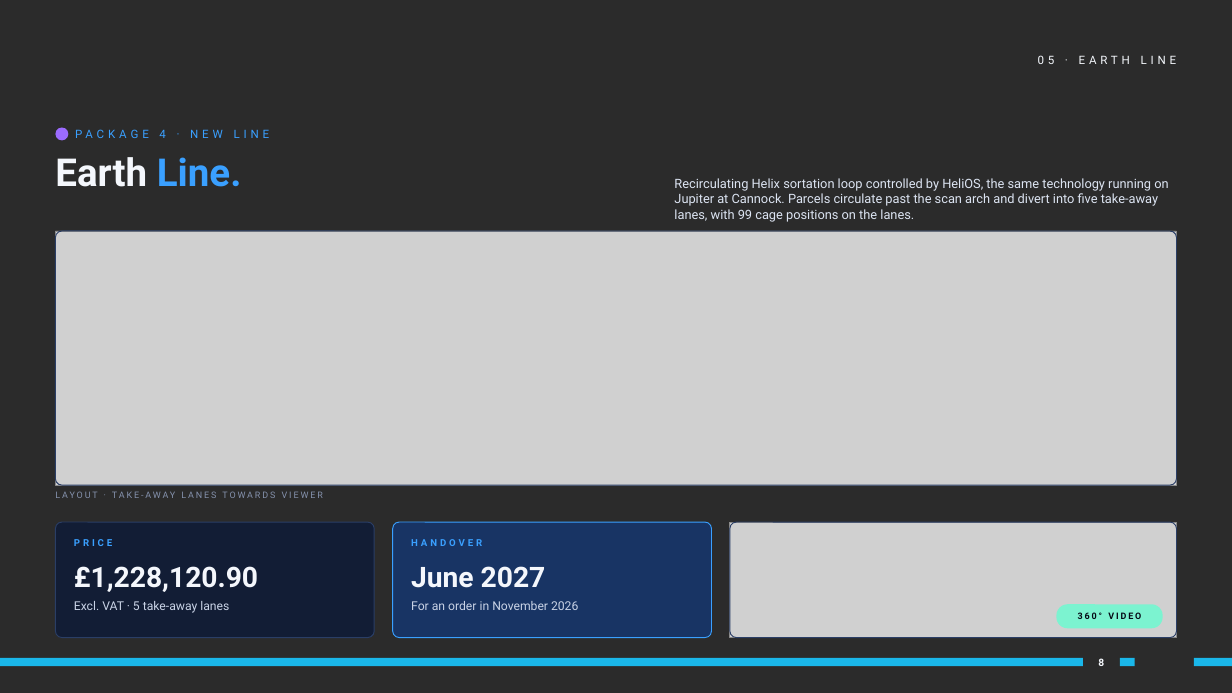
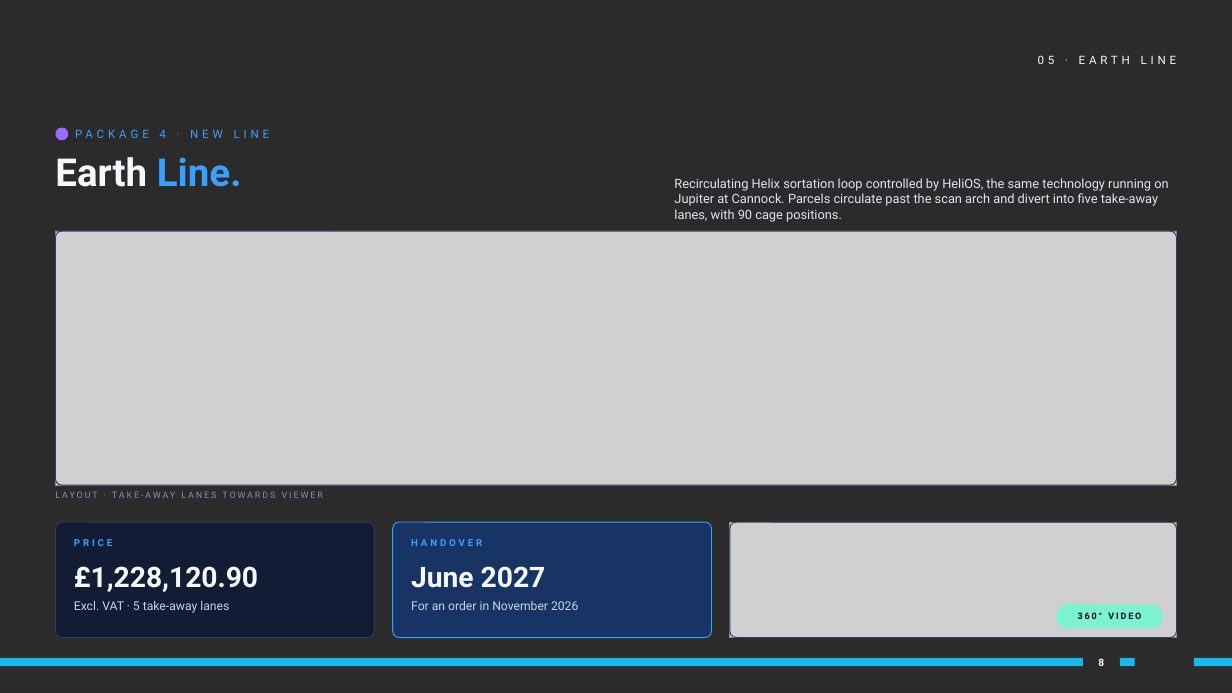
Before and after one commit to dannygrigg/orion-final-1605, a slide deck: slide 8 of share/apc-cannock-phase2-v2/presentation.pptx. Drawn at 1232x693 pixels with LibreOffice and Linux fonts; fonts in the diff are those of the drawing; grey boxes stand for pictures; background and template pictures are left out; a plain dark background stands for a picture behind light text. Boxes give left, top, right and bottom in pixels: in the first picture for what was removed or moved away, otherwise in the second. Text is boxed around its words. In the diff, an @@ line names an element or a change of style, - is before the commit and + after.

```diff
--- a/share/apc-cannock-phase2-v2/presentation.pptx
+++ b/share/apc-cannock-phase2-v2/presentation.pptx
@@ text at box(674, 178, 1168, 222): text changed @@
-Recirculating Helix sortation loop controlled by HeliOS, the same technology running on Jupiter at Cannock. Parcels circulate past the scan arch and divert into five take-away lanes, with 99 cage positions on the lanes.
+Recirculating Helix sortation loop controlled by HeliOS, the same technology running on Jupiter at Cannock. Parcels circulate past the scan arch and divert into five take-away lanes, with 90 cage positions.
```
Also in this commit, not shown: 1 other slide changed, 2 other files.
